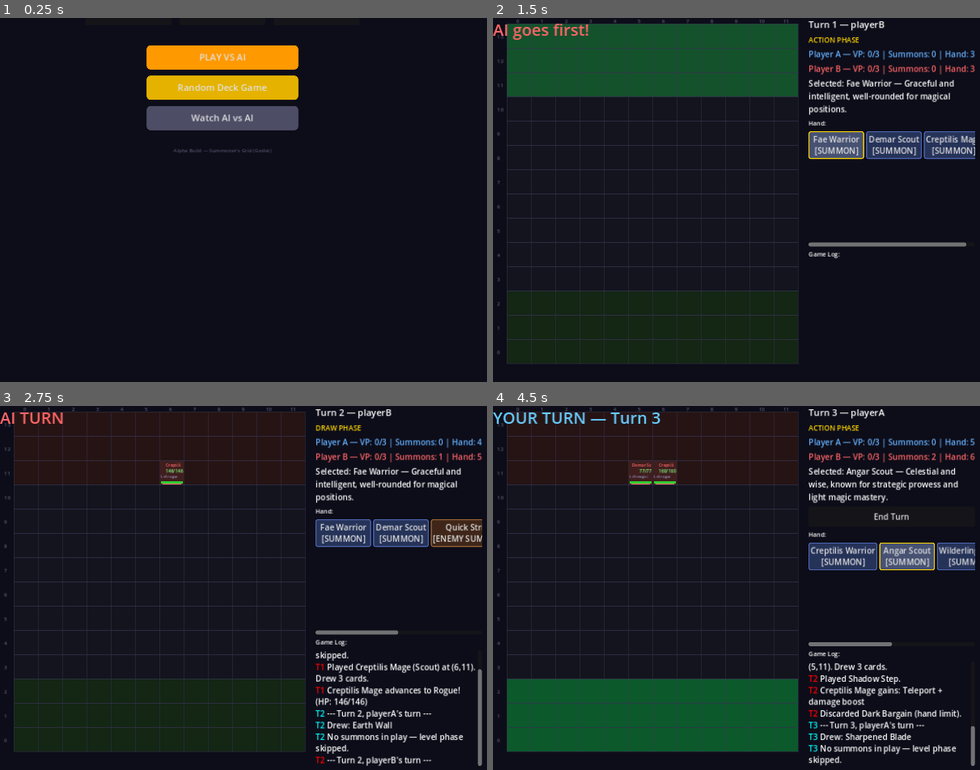
Above: before the commit, frames 1-4 (two rows, left to right).
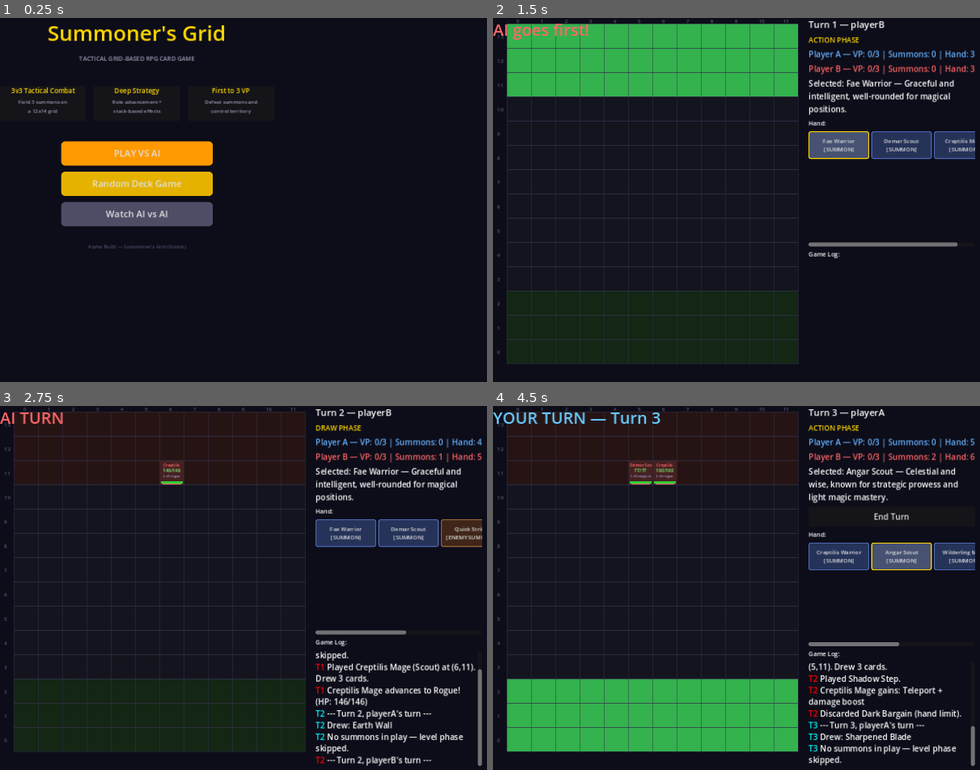
Above: after the commit, the same moments.

Repository: look-itsaxiom/summoners-grid
Game: Godot game, scene res://scenes/menu.tscn
Same seed, same stepped clock (60 frames per second), same inputs: the game is played once before the commit and once after it.
Inputs:
- Up to frame 1 (0.25 s): no input
- Up to frame 2 (1.5 s): click "Random Deck Game" at 0.5 s; click "Fae Warrior [SUMMON]" at 1.25 s
- Up to frame 3 (2.75 s): click "End Turn" at 2 s
- Up to frame 4 (4.5 s): click "Fae Warrior [SUMMON]" at 2.75 s; click "Creptilis Warrior [SUMMON]" at 3.5 s; click "Angar Scout [SUMMON]" at 4.25 s

The runs differ from the first frame. In frame 1, 14% of the frame differs, in the area x 2-62%, y 2-64%; in frame 2, 13%; in frame 3, 1.1%; in frame 4, 13%.

Commit message:
fix: visual issues caught during first live playtest
Menu: replaced hardcoded position with CenterContainer for proper
centering (title was cut off at top of screen).

Board: unit labels now centered in cells (was right-aligned), name
truncation increased from 8→10 chars, role from 6→7 chars. Fixed
"owner" variable shadowing Node.owner. Placement cells now use a
bright distinct green instead of lerping toward territory color.

Hand: card buttons widened (110→120), font size 11px, clip_text off.

Co-Authored-By: Claude Opus 4.6 (1M context) <noreply@anthropic.com>

Diff:
--- a/godot/project.godot
+++ b/godot/project.godot
@@ -11,6 +11,8 @@
 config/features=PackedStringArray("4.3")
 
 [autoload]
+
+
 
 SFX="*res://scripts/engine/sfx.gd"
 
--- a/godot/scripts/ui/board.gd
+++ b/godot/scripts/ui/board.gd
@@ -54,7 +54,7 @@
 			elif pos in valid_moves:
 				color = color.lerp(COLOR_VALID_MOVE, 0.4)
 			elif pos in valid_placements:
-				color = color.lerp(COLOR_VALID_PLACE, 0.4)
+				color = Color(0.2, 0.7, 0.3, 1.0)  # Bright distinct green
 			elif pos == hovered_cell:
 				color = color.lerp(Color.WHITE, 0.05)
 
@@ -92,29 +92,29 @@
 func _draw_unit(screen_pos: Vector2, unit: Dictionary) -> void:
 	var card: Dictionary = unit.get("card", {})
 	var name_str: String = card.get("name", "?")
-	if name_str.length() > 8:
-		name_str = name_str.substr(0, 8)
-
-	var owner: String = unit["owner"]
-	var team_color := COLOR_UNIT_A if owner == "playerA" else COLOR_UNIT_B
+	if name_str.length() > 10:
+		name_str = name_str.substr(0, 10)
+
+	var unit_owner: String = unit["owner"]
+	var team_color := COLOR_UNIT_A if unit_owner == "playerA" else COLOR_UNIT_B
 
 	# Unit background glow
 	var bg_rect := Rect2(screen_pos + Vector2(1, 1), Vector2(CELL_SIZE - 2, CELL_SIZE - 2))
-	draw_rect(bg_rect, team_color * Color(1, 1, 1, 0.12))
-
-	# Name
-	var name_pos := screen_pos + Vector2(CELL_SIZE * 0.5 - name_str.length() * 2.5, 12)
+	draw_rect(bg_rect, team_color * Color(1, 1, 1, 0.15))
+
+	# Name — centered in cell
+	var name_pos := screen_pos + Vector2(2, 12)
 	draw_string(ThemeDB.fallback_font, name_pos, name_str, HORIZONTAL_ALIGNMENT_CENTER, CELL_SIZE - 4, 8, team_color)
 
-	# HP text
+	# HP text — centered
 	var hp_str := "%d/%d" % [unit["current_hp"], unit["max_hp"]]
-	var hp_pos := screen_pos + Vector2(CELL_SIZE * 0.5 - hp_str.length() * 2.5, 24)
+	var hp_pos := screen_pos + Vector2(2, 23)
 	draw_string(ThemeDB.fallback_font, hp_pos, hp_str, HORIZONTAL_ALIGNMENT_CENTER, CELL_SIZE - 4, 9, Color(0.5, 1.0, 0.5))
 
-	# Level + role
-	var level_str := "Lv%d %s" % [unit["level"], unit["current_role"].substr(0, 6)]
-	var level_pos := screen_pos + Vector2(2, 34)
-	draw_string(ThemeDB.fallback_font, level_pos, level_str, HORIZONTAL_ALIGNMENT_LEFT, CELL_SIZE - 4, 7, Color(0.6, 0.6, 0.8))
+	# Level + role — centered
+	var level_str := "Lv%d %s" % [unit["level"], unit["current_role"].substr(0, 7)]
+	var level_pos := screen_pos + Vector2(2, 33)
+	draw_string(ThemeDB.fallback_font, level_pos, level_str, HORIZONTAL_ALIGNMENT_CENTER, CELL_SIZE - 4, 7, Color(0.6, 0.6, 0.8))
 
 	# HP bar
 	var bar_y := screen_pos.y + CELL_SIZE - 7
--- a/godot/scripts/ui/game_screen.gd
+++ b/godot/scripts/ui/game_screen.gd
@@ -215,7 +215,9 @@
 			label_text += "\n[%s]" % ct.to_upper()
 
 		btn.text = label_text
-		btn.custom_minimum_size = Vector2(110, 55)
+		btn.custom_minimum_size = Vector2(120, 55)
+		btn.add_theme_font_size_override("font_size", 11)
+		btn.clip_text = false
 		btn.tooltip_text = card.get("description", card.get("name", ""))
 
 		# Color by type
--- a/godot/scripts/ui/main_menu_screen.gd
+++ b/godot/scripts/ui/main_menu_screen.gd
@@ -17,15 +17,16 @@
 	bg.set_anchors_preset(Control.PRESET_FULL_RECT)
 	add_child(bg)
 
-	# Center container
+	# Center wrapper — ensures VBox is truly centered
+	var wrapper := CenterContainer.new()
+	wrapper.set_anchors_preset(Control.PRESET_FULL_RECT)
+	add_child(wrapper)
+
 	var center := VBoxContainer.new()
-	center.set_anchors_preset(Control.PRESET_CENTER)
-	center.grow_horizontal = Control.GROW_DIRECTION_BOTH
-	center.grow_vertical = Control.GROW_DIRECTION_BOTH
-	center.custom_minimum_size = Vector2(400, 500)
-	center.position = Vector2(440, 60)
+	center.custom_minimum_size = Vector2(400, 0)
 	center.add_theme_constant_override("separation", 12)
-	add_child(center)
+	center.alignment = BoxContainer.ALIGNMENT_CENTER
+	wrapper.add_child(center)
 
 	# Title
 	var title := Label.new()
